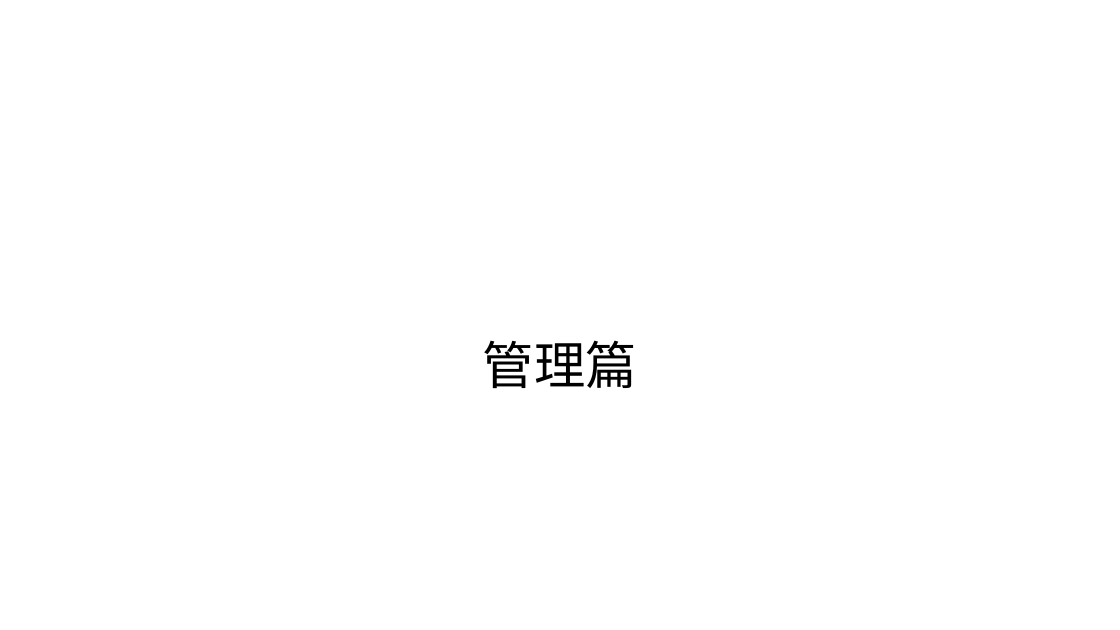
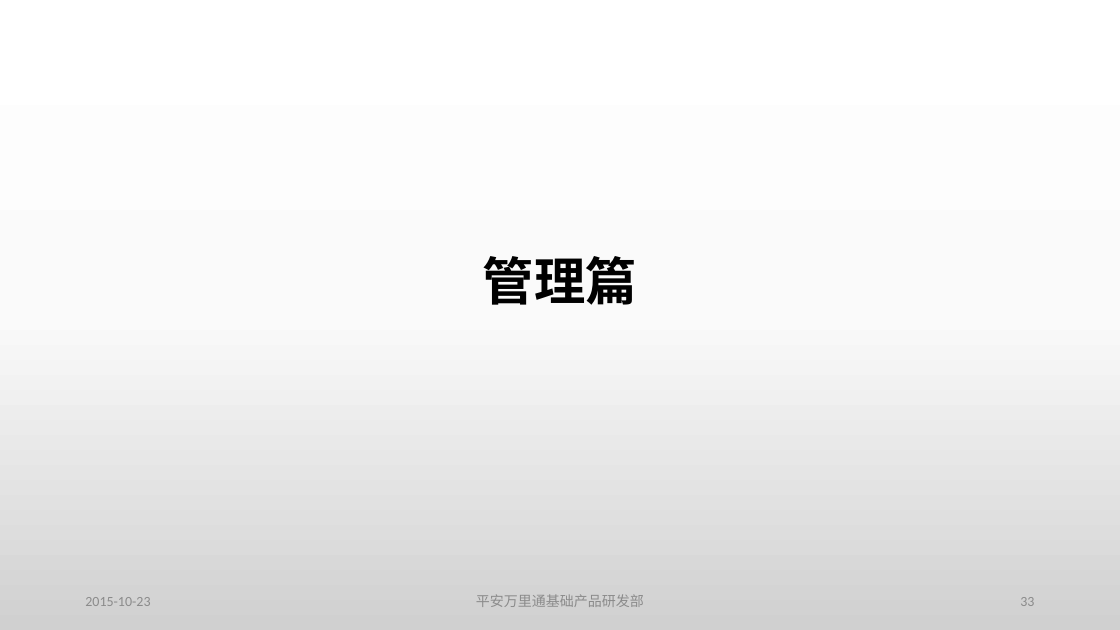
Before and after one commit to guhanjie/Knowledge-sharing, a slide deck: slide 33 of Redis技术分享——by顾汉杰.pptx. Drawn at 1120x630 pixels with LibreOffice and Linux fonts; fonts in the diff are those of the drawing. Boxes give left, top, right and bottom in pixels: in the first picture for what was removed or moved away, otherwise in the second. Text is boxed around its words. In the diff, an @@ line names an element or a change of style, - is before the commit and + after.

```diff
--- a/Redis技术分享——by顾汉杰.pptx
+++ b/Redis技术分享——by顾汉杰.pptx
@@ background #FFFFFF to gradient #FFFFFF to #FBFBFB to #D1D1D1 @@
@@ title "管理篇": place and size @@
-title "管理篇" at bbox=[483, 340, 637, 388]
+title "管理篇" at bbox=[483, 256, 637, 305]
@@ title "管理篇" at bbox=[483, 256, 637, 305]: font Calibri to Noto Sans CJK SC, bold on @@
@@ text added at bbox=[85, 597, 150, 606], 12 pt, text #8C8C8C @@
+2015-10-23
@@ text added at bbox=[476, 594, 644, 607], 12 pt, text #8C8C8C @@
+平安万里通基础产品研发部
@@ page number added at bbox=[1020, 597, 1034, 606], 12 pt, text #8C8C8C @@
+33
```
Also in this commit, not shown: 40 other slides changed.
